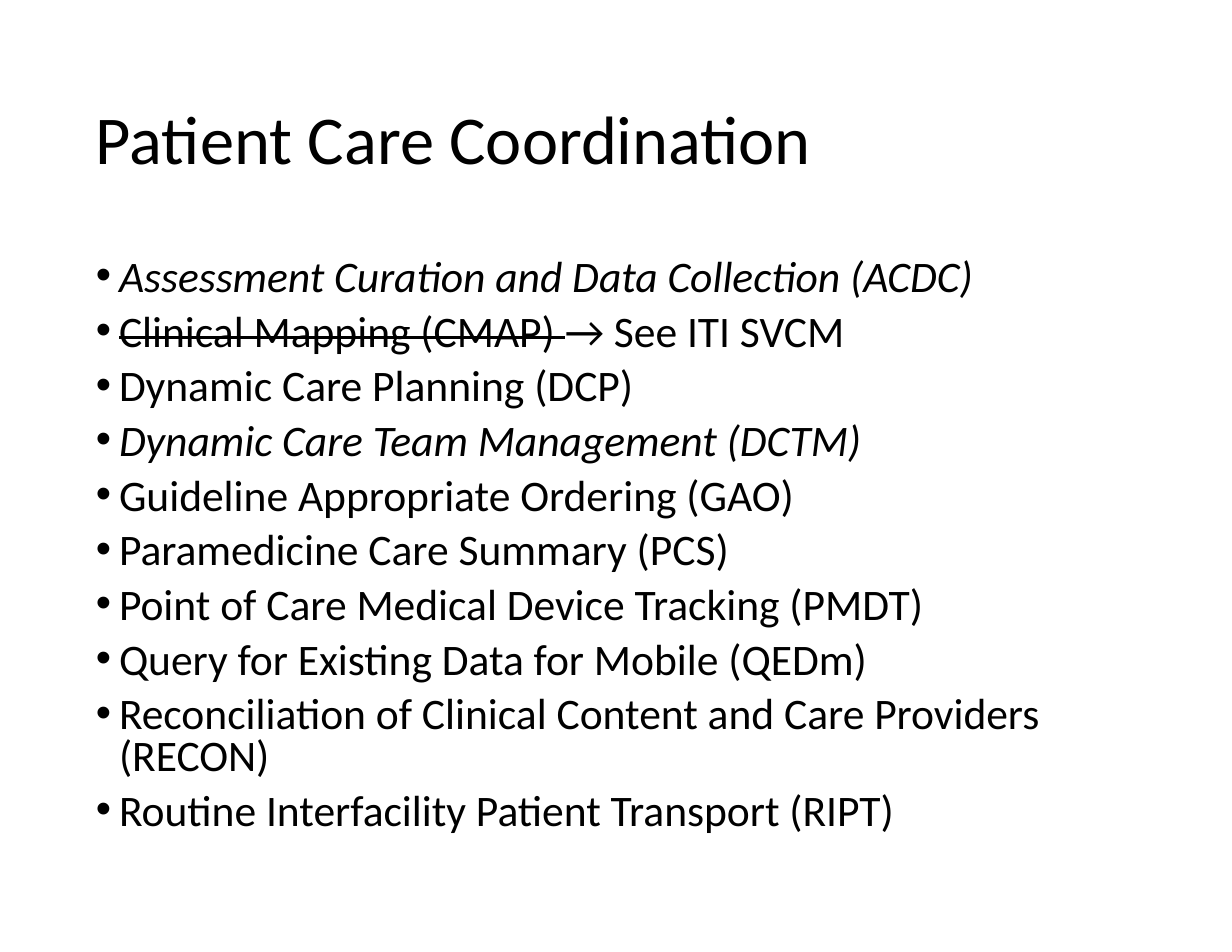
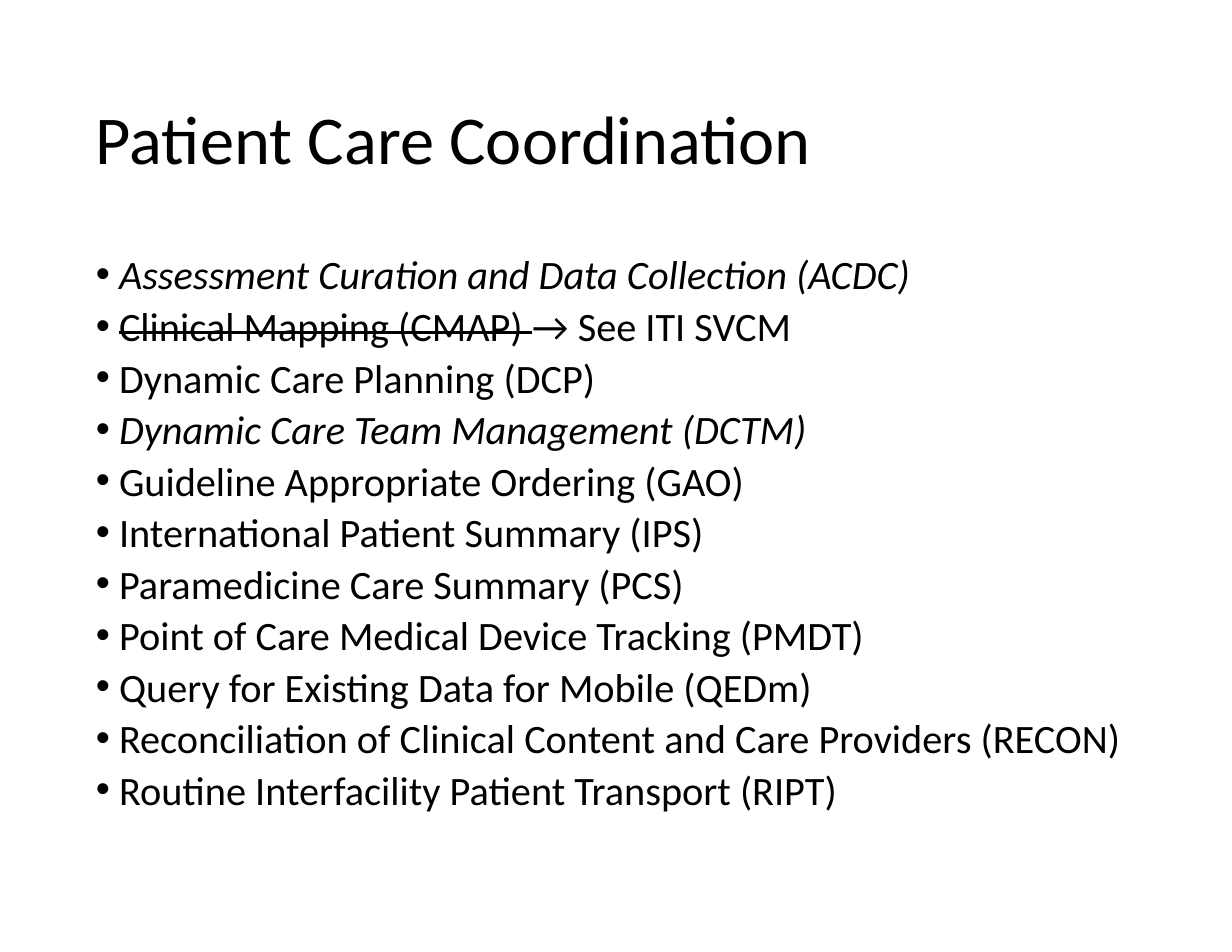
Before and after one commit to IHE/IT-Infrastructure, a slide deck: slide 10 of Presentations/IHE-FHIR-Brief.pptx (slide 9 before the commit). Drawn at 1232x952 pixels with LibreOffice and Linux fonts; fonts in the diff are those of the drawing. Boxes give left, top, right and bottom in pixels: in the first picture for what was removed or moved away, otherwise in the second. Text is boxed around its words. In the diff, an @@ line names an element or a change of style, - is before the commit and + after.

```diff
--- a/Presentations/IHE-FHIR-Brief.pptx
+++ b/Presentations/IHE-FHIR-Brief.pptx
@@ text at [119,259,1120,812]: size 28 to 25.9 pt @@
@@ text at [119,517,703,554]: paragraph added @@
+• International Patient Summary (IPS)
```
Also in this commit, not shown: 8 other slides changed, 2 slides added.
